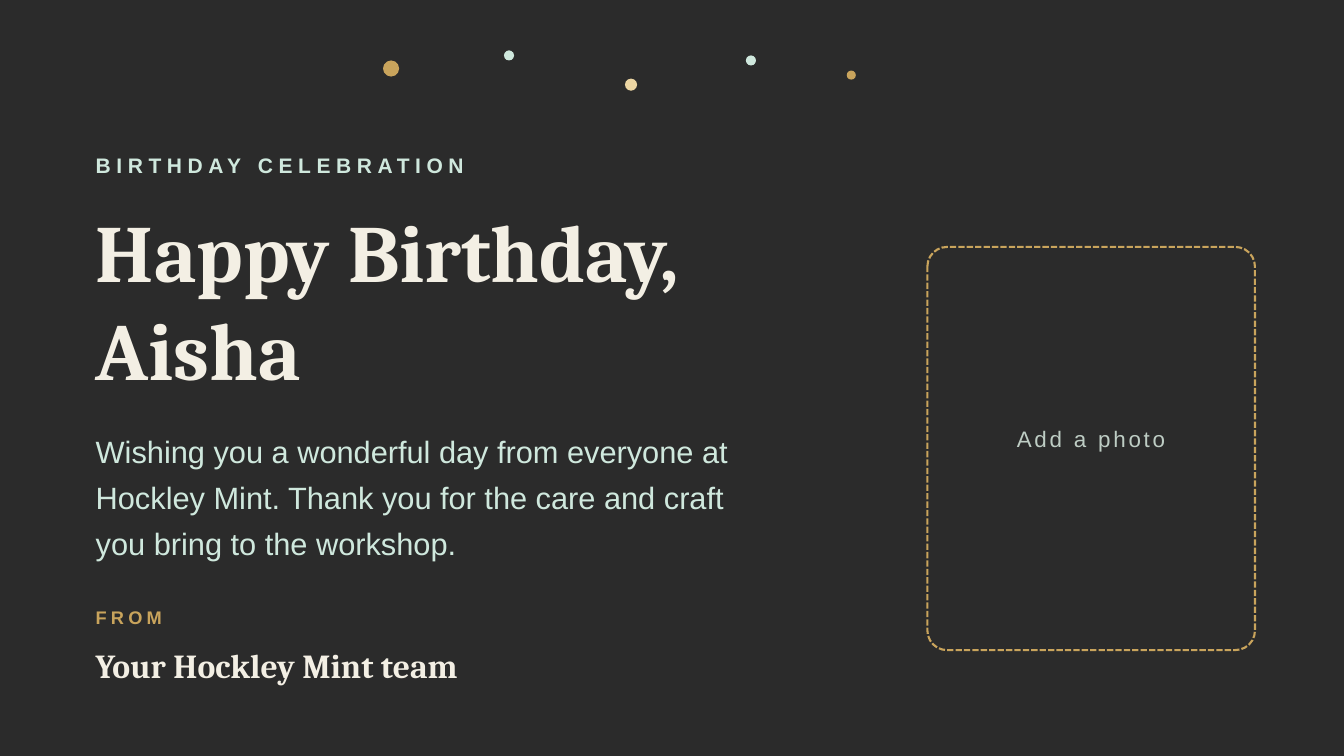
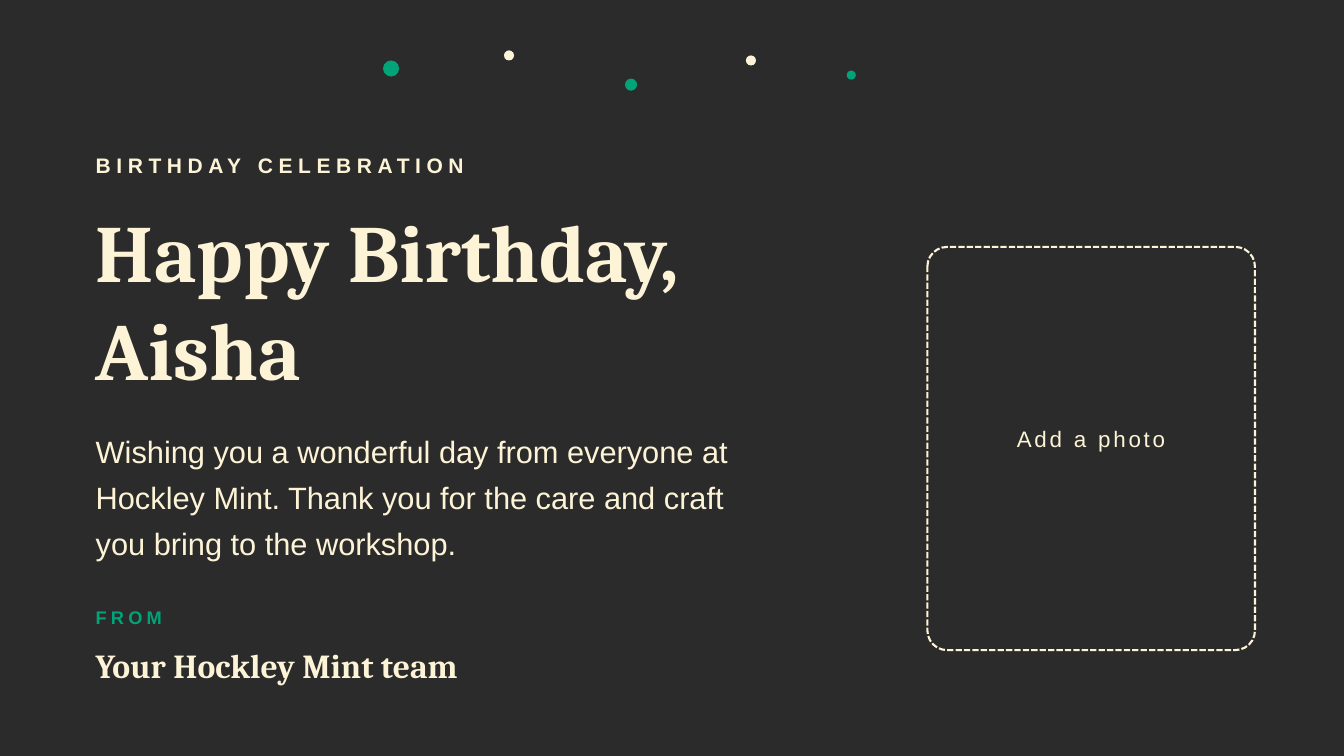
Before and after one commit to Ribesh19/HM_NoticeBoard, a slide deck: slide 3 of starter-deck/board.pptx. Drawn at 1344x756 pixels with LibreOffice and Linux fonts; fonts in the diff are those of the drawing; background and template pictures are left out; a plain dark background stands for a picture behind light text. Boxes give left, top, right and bottom in pixels: in the first picture for what was removed or moved away, otherwise in the second. Text is boxed around its words. In the diff, an @@ line names an element or a change of style, - is before the commit and + after.

```diff
--- a/starter-deck/board.pptx
+++ b/starter-deck/board.pptx
@@ ellipse at box(504, 50, 514, 60): fill #CFE8DD to #FDF3D6 @@
@@ ellipse at box(746, 55, 756, 66): fill #CFE8DD to #FDF3D6 @@
@@ ellipse at box(383, 60, 399, 77): fill #C9A45C to #00A478 @@
@@ ellipse at box(625, 79, 637, 91): fill #ECD6A3 to #00A478 @@
@@ ellipse at box(847, 71, 856, 80): fill #C9A45C to #00A478 @@
@@ text "BIRTHDAY CELEBRATION" at box(96, 151, 1003, 202): text colour #CFE8DD to #FDF3D6 @@
@@ rounded rectangle at box(928, 247, 1255, 650): outline #C9A45C 1.5 pt dashed to #FDF3D6 1.5 pt dashed @@
@@ text "Wishing you a wonderful day ..." at box(96, 440, 728, 561): text colour #CFE8DD to #FDF3D6 @@
@@ text "Add a photo" at box(1017, 430, 1165, 452): text colour #BECDC4 to #FDF3D6 @@
@@ text "FROM" at box(96, 611, 162, 624): text colour #C9A45C to #00A478 @@
```
Also in this commit, not shown: 6 other slides changed, 2 other files.
